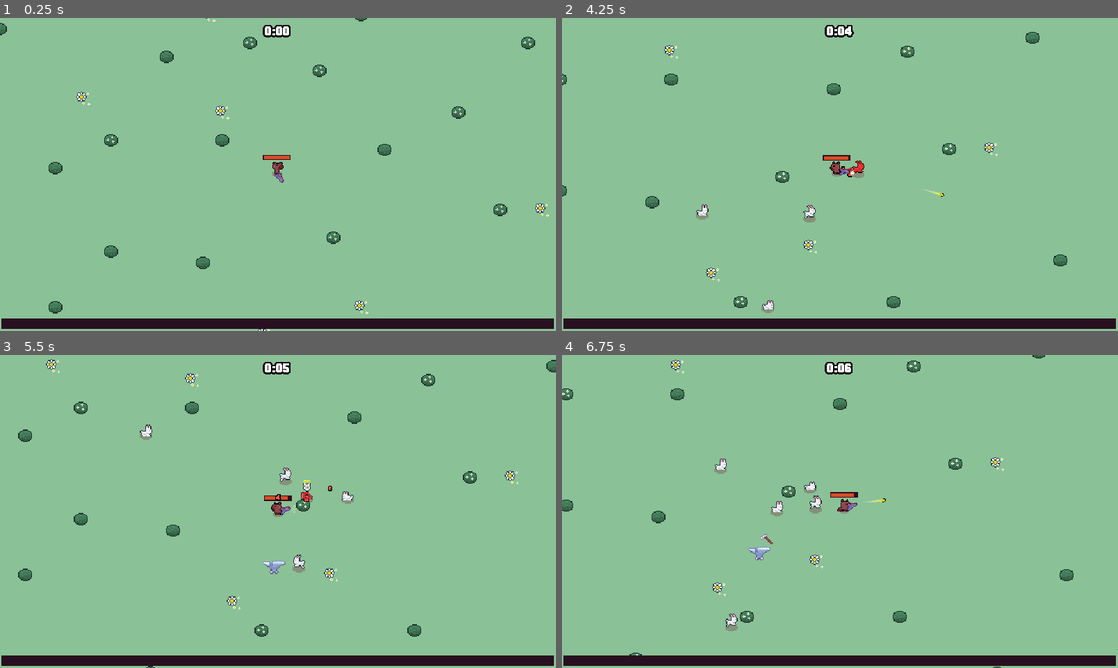
Above: before the commit, frames 1-4 (two rows, left to right).
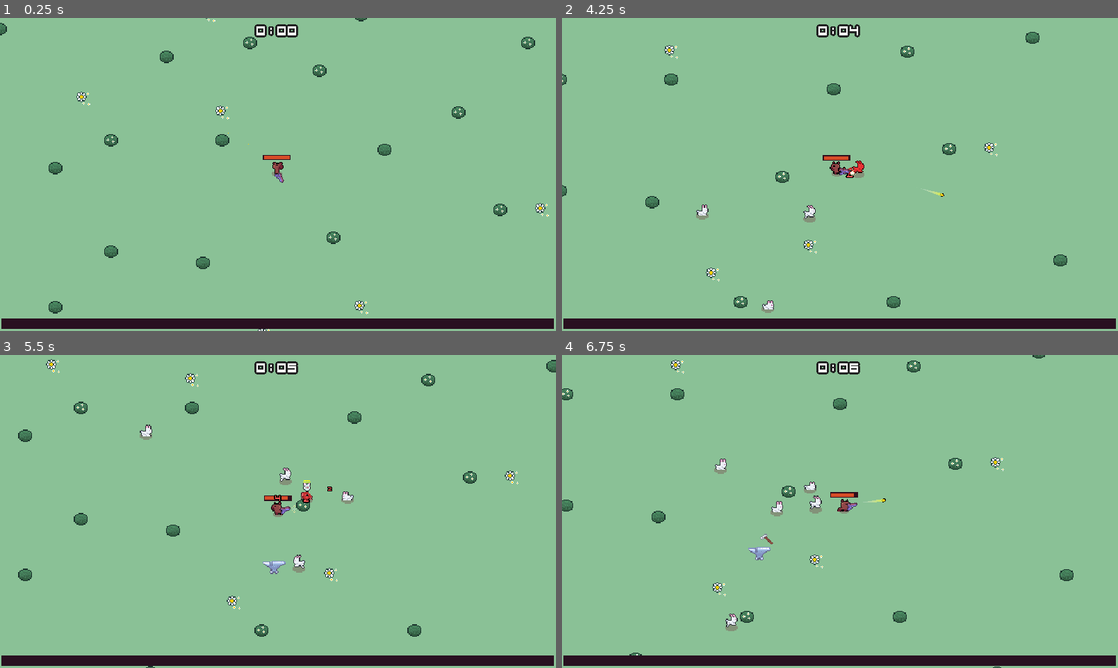
Above: after the commit, the same moments.

Repository: Sundwell/ritka-rampage
Game: Godot game, scene res://scenes/main/main.tscn
The game is run twice, just before and just after one commit, with the same random seed, the same clock (stepped at 60 frames per second) and the same inputs.
Inputs (mouse positions are in pixels of both pictures, inside the frame that each line leads up to):
- Up to frame 1 (0.25 s): no input
- Up to frame 2 (4.25 s): move the mouse to (962, 158) at 0.52 s; press the mouse at (962, 158) at 0.53 s; hold D (move_right) 0.53-1.28 s; move the mouse to (728, 190) at 1.27 s; release the mouse at (728, 190) at 1.28 s; hold S (move_down) 1.28-2.03 s; tap W (move_top) at 1.35, 2.85 s; click (728, 190) at 1.42 s; move the mouse to (895, 105) at 2.02 s; press the mouse at (895, 105) at 2.03 s; hold D (move_right) 2.03-3.53 s; move the mouse to (812, 237) at 2.77 s; release the mouse at (812, 237) at 2.78 s; click (812, 237) at 2.92 s; move the mouse to (1006, 221) at 3.52 s; press the mouse at (1006, 221) at 3.53 s; hold A (move_left) from 3.53 s (still down)
- Up to frame 3 (5.5 s): move the mouse to (111, 464) at 4.27 s; release the mouse at (111, 464) at 4.28 s; tap W (move_top) at 4.35 s; click (111, 464) at 4.42 s; move the mouse to (305, 511) at 5.02 s; release A (move_left) at 5.03 s; press the mouse at (305, 511) at 5.03 s; hold S (move_down) from 5.03 s (still down)
- Up to frame 4 (6.75 s): move the mouse to (756, 433) at 5.77 s; release S (move_down) at 5.78 s; release the mouse at (756, 433) at 5.78 s; hold D (move_right) from 5.78 s (still down); tap W (move_top) at 5.85 s; click (756, 433) at 5.92 s; move the mouse to (962, 495) at 6.52 s; press the mouse at (962, 495) at 6.53 s

The runs differ from the first frame. In frame 1, 0.3% of the frame differs, in the area x 45-54%, y 2-7%; in frame 2, 0.3%; in frame 3, 0.3%, in the area x 45-60%, y 2-48%; in frame 4, 0.3%.

Commit message:
Added UI for weapon upgrade selection

Diff:
--- a/project.godot
+++ b/project.godot
@@ -36,6 +36,11 @@
 
 version_control/plugin_name="GitPlugin"
 version_control/autoload_on_startup=true
+
+[global_group]
+
+foreground_layer=""
+entities_layer=""
 
 [gui]
 
--- a/resources/theme/theme.tres
+++ b/resources/theme/theme.tres
@@ -1,7 +1,72 @@
-[gd_resource type="Theme" load_steps=2 format=3 uid="uid://c8xvyrfkkn5np"]
+[gd_resource type="Theme" load_steps=9 format=3 uid="uid://c8xvyrfkkn5np"]
 
-[ext_resource type="FontFile" uid="uid://oung254smuh8" path="res://resources/theme/KarenFat.ttf" id="1_ukyqe"]
+[ext_resource type="Texture2D" uid="uid://cu2iwxg4umt64" path="res://assets/ui/ui.png" id="1_l3myt"]
+[ext_resource type="FontFile" uid="uid://52lgutb5irrr" path="res://resources/theme/QuinqueFive.ttf" id="2_w28pi"]
+
+[sub_resource type="StyleBoxTexture" id="StyleBoxTexture_aqwd6"]
+texture = ExtResource("1_l3myt")
+texture_margin_left = 4.0
+texture_margin_top = 6.0
+texture_margin_right = 4.0
+texture_margin_bottom = 3.0
+region_rect = Rect2(0, 0, 16, 16)
+
+[sub_resource type="StyleBoxTexture" id="StyleBoxTexture_p5m4h"]
+texture = ExtResource("1_l3myt")
+texture_margin_left = 4.0
+texture_margin_top = 6.0
+texture_margin_right = 4.0
+texture_margin_bottom = 3.0
+region_rect = Rect2(32, 0, 16, 16)
+
+[sub_resource type="StyleBoxTexture" id="StyleBoxTexture_p0be4"]
+texture = ExtResource("1_l3myt")
+texture_margin_left = 1.0
+texture_margin_top = 1.0
+texture_margin_right = 1.0
+texture_margin_bottom = 1.0
+region_rect = Rect2(50, 2, 12, 12)
+
+[sub_resource type="StyleBoxTexture" id="StyleBoxTexture_lk8xu"]
+texture = ExtResource("1_l3myt")
+texture_margin_left = 1.0
+texture_margin_top = 1.0
+texture_margin_right = 1.0
+texture_margin_bottom = 1.0
+region_rect = Rect2(18, 2, 12, 12)
+
+[sub_resource type="StyleBoxTexture" id="StyleBoxTexture_c4q6a"]
+texture = ExtResource("1_l3myt")
+texture_margin_left = 1.0
+texture_margin_top = 1.0
+texture_margin_right = 1.0
+texture_margin_bottom = 1.0
+region_rect = Rect2(18, 18, 12, 12)
+
+[sub_resource type="StyleBoxTexture" id="StyleBoxTexture_3ho10"]
+texture = ExtResource("1_l3myt")
+texture_margin_left = 4.0
+texture_margin_top = 6.0
+texture_margin_right = 4.0
+texture_margin_bottom = 3.0
+region_rect = Rect2(0, 16, 16, 16)
 
 [resource]
-default_font = ExtResource("1_ukyqe")
+default_font = ExtResource("2_w28pi")
 default_font_size = 16
+Label/font_sizes/font_size = 10
+OutlinedLabel/base_type = &"Label"
+OutlinedLabel/colors/font_outline_color = Color(0.133333, 0.137255, 0.137255, 1)
+OutlinedLabel/constants/outline_size = 5
+PanelContainer/styles/panel = SubResource("StyleBoxTexture_aqwd6")
+WUMechanicPanelContainer/base_type = &"PanelContainer"
+WUMechanicPanelContainer/styles/panel = SubResource("StyleBoxTexture_p5m4h")
+WUStatPanelContainer/base_type = &"PanelContainer"
+WUTitleMechanicPanelContainer/base_type = &"PanelContainer"
+WUTitleMechanicPanelContainer/styles/panel = SubResource("StyleBoxTexture_p0be4")
+WUTitleStatPanelContainer/base_type = &"PanelContainer"
+WUTitleStatPanelContainer/styles/panel = SubResource("StyleBoxTexture_lk8xu")
+WUTitleTransformationPanelContainer/base_type = &"PanelContainer"
+WUTitleTransformationPanelContainer/styles/panel = SubResource("StyleBoxTexture_c4q6a")
+WUTransformationPanelContainer/base_type = &"PanelContainer"
+WUTransformationPanelContainer/styles/panel = SubResource("StyleBoxTexture_3ho10")
--- /dev/null
+++ b/scenes/components/card_animator_component.gd
@@ -0,0 +1,54 @@
+class_name CardAnimatorComponent
+extends Node
+
+signal selected_finished
+signal in_finished
+
+@export var card: Control
+
+
+func play_in(delay := 0.0):
+	card.modulate = Color.TRANSPARENT
+	await get_tree().create_timer(delay).timeout
+	var tween = create_tween()
+	card.modulate = Color.WHITE
+	tween.set_ease(Tween.EASE_IN).set_trans(Tween.TRANS_CUBIC)
+	tween.tween_property(card, "scale", Vector2.ZERO, 0)
+	tween.tween_property(card, "scale", Vector2.ONE, 0.3)
+	tween.tween_callback(in_finished.emit)
+
+
+func play_out():
+	var tween = create_tween()
+	tween.set_parallel()
+	tween.set_ease(Tween.EASE_IN).set_trans(Tween.TRANS_CUBIC)
+	tween.tween_property(card, "scale", Vector2.ZERO, 0.15)
+	tween.tween_property(card, "modulate:a", 0, 0.15)
+
+
+func play_selected():
+	var tween = create_tween()
+	tween.set_parallel()
+	tween.set_ease(Tween.EASE_OUT).set_trans(Tween.TRANS_CUBIC)
+	tween.tween_property(card, "position:y", -20, 0.3)
+	tween.tween_property(card, "scale", Vector2(1.3, 1.3), 0.3)
+	tween.chain()
+	tween.set_ease(Tween.EASE_IN).set_trans(Tween.TRANS_CUBIC)
+	tween.tween_property(card, "position:y", 0, 0.1)
+	tween.tween_property(card, "scale", Vector2(0, 0), 0.1)
+	tween.chain()
+	tween.tween_callback(selected_finished.emit)
+
+
+func play_hover_in():
+	var tween = create_tween()
+	tween.set_parallel()
+	tween.tween_property(card, "position:y", -10, 0.1)
+	tween.tween_property(card, "scale", Vector2(1.1, 1.1), 0.1)
+
+
+func play_hover_out():
+	var tween = create_tween()
+	tween.set_parallel()
+	tween.tween_property(card, "position:y", 0, 0.1)
+	tween.tween_property(card, "scale", Vector2.ONE, 0.1)
--- /dev/null
+++ b/scenes/components/card_animator_component.tscn
@@ -0,0 +1,6 @@
+[gd_scene load_steps=2 format=3 uid="uid://ctvfewktbvewa"]
+
+[ext_resource type="Script" path="res://scenes/components/card_animator_component.gd" id="1_yap2t"]
+
+[node name="CardAnimatorComponent" type="Node"]
+script = ExtResource("1_yap2t")
--- /dev/null
+++ b/scenes/debug/game_debug.tscn
@@ -0,0 +1,45 @@
+[gd_scene load_steps=5 format=3 uid="uid://dte4tqajd1cdo"]
+
+[ext_resource type="PackedScene" uid="uid://opwxpmnb8voa" path="res://scenes/game_object/player/player.tscn" id="1_13yh6"]
+[ext_resource type="PackedScene" uid="uid://d2a52b2apau0v" path="res://scenes/manager/upgrades/weapon_upgrade_manager.tscn" id="2_hvkir"]
+[ext_resource type="PackedScene" uid="uid://biyftkstxyn66" path="res://scenes/game_object/anvil/anvil.tscn" id="3_pdp2m"]
+[ext_resource type="PackedScene" uid="uid://0fecexi8j7gb" path="res://scenes/game_object/orange/orange.tscn" id="4_5vy8c"]
+
+[node name="GameDebug" type="Node"]
+
+[node name="WeaponUpgradeManager" parent="." instance=ExtResource("2_hvkir")]
+
+[node name="Entities" type="Node2D" parent="." groups=["entities_layer"]]
+
+[node name="Player" parent="Entities" instance=ExtResource("1_13yh6")]
+
+[node name="Anvil" parent="Entities" instance=ExtResource("3_pdp2m")]
+position = Vector2(72, -4)
+
+[node name="OrangeEnergy" parent="Entities" instance=ExtResource("4_5vy8c")]
+position = Vector2(-70, -6)
+
+[node name="OrangeEnergy2" parent="Entities" instance=ExtResource("4_5vy8c")]
+position = Vector2(-100, -3)
+
+[node name="OrangeEnergy3" parent="Entities" instance=ExtResource("4_5vy8c")]
+position = Vector2(-136, 1)
+
+[node name="OrangeEnergy4" parent="Entities" instance=ExtResource("4_5vy8c")]
+position = Vector2(-137, -32)
+
+[node name="OrangeEnergy5" parent="Entities" instance=ExtResource("4_5vy8c")]
+position = Vector2(-87, -36)
+
+[node name="OrangeEnergy6" parent="Entities" instance=ExtResource("4_5vy8c")]
+position = Vector2(-115, -57)
+
+[node name="OrangeEnergy7" parent="Entities" instance=ExtResource("4_5vy8c")]
+position = Vector2(-109, -25)
+
+[node name="OrangeEnergy8" parent="Entities" instance=ExtResource("4_5vy8c")]
+position = Vector2(-85, -60)
+
+[node name="Foreground" type="Node2D" parent="." groups=["foreground_layer"]]
+
+[editable path="Entities/OrangeEnergy"]
--- /dev/null
+++ b/scenes/debug/ui_debug.tscn
@@ -0,0 +1,11 @@
+[gd_scene load_steps=2 format=3 uid="uid://cxxnmnvm7dh86"]
+
+[ext_resource type="PackedScene" uid="uid://oe5r7n7ofof4" path="res://scenes/ui/weapon_upgrades/weapon_upgrade_screen.tscn" id="1_8ofdp"]
+
+[node name="UIDebug" type="Node"]
+process_mode = 3
+
+[node name="Camera2D" type="Camera2D" parent="."]
+position = Vector2(291, 171)
+
+[node name="WeaponUpgradeScreen" parent="." instance=ExtResource("1_8ofdp")]
--- a/scenes/game_object/anvil/anvil.tscn
+++ b/scenes/game_object/anvil/anvil.tscn
@@ -3,6 +3,33 @@
 [ext_resource type="Script" path="res://scenes/game_object/anvil/anvil.gd" id="1_ewge8"]
 [ext_resource type="Texture2D" uid="uid://bkf61twolj2q" path="res://scenes/game_object/anvil/anvil.png" id="2_8atnx"]
 [ext_resource type="AudioStream" uid="uid://f6cy3op6ovat" path="res://scenes/game_object/anvil/spawn_sound.wav" id="3_gptgy"]
+
+[sub_resource type="Animation" id="Animation_d76r2"]
+length = 0.001
+tracks/0/type = "value"
+tracks/0/imported = false
+tracks/0/enabled = true
+tracks/0/path = NodePath("Sprite2D:frame")
+tracks/0/interp = 1
+tracks/0/loop_wrap = true
+tracks/0/keys = {
+"times": PackedFloat32Array(0),
+"transitions": PackedFloat32Array(1),
+"update": 1,
+"values": [0]
+}
+tracks/1/type = "value"
+tracks/1/imported = false
+tracks/1/enabled = true
+tracks/1/path = NodePath("SFX/SpawnSound:playing")
+tracks/1/interp = 1
+tracks/1/loop_wrap = true
+tracks/1/keys = {
+"times": PackedFloat32Array(0),
+"transitions": PackedFloat32Array(1),
+"update": 1,
+"values": [false]
+}
 
 [sub_resource type="Animation" id="Animation_rwee4"]
 resource_name = "idle"
@@ -20,33 +47,6 @@
 "transitions": PackedFloat32Array(1, 1, 1, 1, 1),
 "update": 1,
 "values": [8, 9, 10, 11, 12]
-}
-
-[sub_resource type="Animation" id="Animation_d76r2"]
-length = 0.001
-tracks/0/type = "value"
-tracks/0/imported = false
-tracks/0/enabled = true
-tracks/0/path = NodePath("Sprite2D:frame")
-tracks/0/interp = 1
-tracks/0/loop_wrap = true
-tracks/0/keys = {
-"times": PackedFloat32Array(0),
-"transitions": PackedFloat32Array(1),
-"update": 1,
-"values": [1]
-}
-tracks/1/type = "value"
-tracks/1/imported = false
-tracks/1/enabled = true
-tracks/1/path = NodePath("SFX/SpawnSound:playing")
-tracks/1/interp = 1
-tracks/1/loop_wrap = true
-tracks/1/keys = {
-"times": PackedFloat32Array(0),
-"transitions": PackedFloat32Array(1),
-"update": 1,
-"values": [false]
 }
 
 [sub_resource type="Animation" id="Animation_odevx"]
@@ -106,7 +106,6 @@
 offset = Vector2(0, -16)
 hframes = 4
 vframes = 4
-frame = 1
 
 [node name="Area2D" type="Area2D" parent="."]
 collision_layer = 0
--- a/scenes/game_object/orange/orange.gd
+++ b/scenes/game_object/orange/orange.gd
@@ -30,6 +30,7 @@
 
 	particles.global_position = particles_spawn_position
 	foreground_layer.add_child(particles)
+	particles.emitting = true
 
 
 func collect():
--- a/scenes/game_object/orange/orange.tscn
+++ b/scenes/game_object/orange/orange.tscn
@@ -5,9 +5,6 @@
 [ext_resource type="PackedScene" uid="uid://dqlswblbvmvfk" path="res://scenes/vfx/orange_collected_particles.tscn" id="2_sbomo"]
 [ext_resource type="AudioStream" uid="uid://cjo67ai4wum6h" path="res://scenes/game_object/orange/eat_sound.wav" id="3_88xu6"]
 [ext_resource type="PackedScene" uid="uid://byo6o7fua67bc" path="res://scenes/components/floating_text/floating_text_spawner_component.tscn" id="3_e22k4"]
-
-[sub_resource type="CircleShape2D" id="CircleShape2D_7l6fr"]
-radius = 8.0
 
 [sub_resource type="Animation" id="Animation_j2xrk"]
 length = 0.001
@@ -88,7 +85,7 @@
 tracks/1/interp = 1
 tracks/1/loop_wrap = true
 tracks/1/keys = {
-"times": PackedFloat32Array(0.15),
+"times": PackedFloat32Array(0.35),
 "transitions": PackedFloat32Array(1),
 "values": [{
 "args": [],
@@ -115,9 +112,18 @@
 "eaten": SubResource("Animation_f3wbr")
 }
 
+[sub_resource type="CircleShape2D" id="CircleShape2D_7l6fr"]
+radius = 8.0
+
 [node name="OrangeEnergy" type="Node2D"]
 script = ExtResource("1_buvoc")
 collected_particles = ExtResource("2_sbomo")
+
+[node name="AnimationPlayer" type="AnimationPlayer" parent="."]
+libraries = {
+"": SubResource("AnimationLibrary_k546n")
+}
+autoplay = "default"
 
 [node name="SFX" type="Node" parent="."]
 
@@ -137,9 +143,3 @@
 scale = Vector2(0.5, 0.5)
 texture = ExtResource("1_qhtu8")
 hframes = 3
-
-[node name="AnimationPlayer" type="AnimationPlayer" parent="."]
-libraries = {
-"": SubResource("AnimationLibrary_k546n")
-}
-autoplay = "default"
--- a/scenes/manager/upgrades/weapon_upgrade_manager.gd
+++ b/scenes/manager/upgrades/weapon_upgrade_manager.gd
@@ -1,6 +1,5 @@
 extends Node
 
-@export var anvil_manager: AnvilManager
 @export var upgrade_screen_scene: PackedScene
 
 var current_upgrades: Dictionary = {}
--- a/scenes/ui/arena_time_ui.tscn
+++ b/scenes/ui/arena_time_ui.tscn
@@ -20,7 +20,7 @@
 size_flags_horizontal = 4
 size_flags_vertical = 0
 tooltip_text = "0:00"
-theme_override_colors/font_outline_color = Color(0, 0, 0, 1)
+theme_type_variation = &"OutlinedLabel"
 theme_override_constants/outline_size = 8
-theme_override_font_sizes/font_size = 16
+theme_override_font_sizes/font_size = 10
 text = "0:00"
--- a/scenes/ui/mutations/mutation_upgrade_card.gd
+++ b/scenes/ui/mutations/mutation_upgrade_card.gd
@@ -1,5 +1,5 @@
 class_name MutationUpgradeCard
-extends Panel
+extends PanelContainer
 
 signal selected
 
--- a/scenes/ui/mutations/mutation_upgrade_card.tscn
+++ b/scenes/ui/mutations/mutation_upgrade_card.tscn
@@ -9,18 +9,15 @@
 corner_radius_bottom_right = 8
 corner_radius_bottom_left = 8
 
-[node name="MutationUpgradeCard" type="Panel"]
+[node name="MutationUpgradeCard" type="PanelContainer"]
 custom_minimum_size = Vector2(100, 150)
+offset_right = 100.0
+offset_bottom = 150.0
 theme_override_styles/panel = SubResource("StyleBoxFlat_582wi")
 script = ExtResource("1_cqhwk")
 
 [node name="MarginContainer" type="MarginContainer" parent="."]
-layout_mode = 1
-anchors_preset = 15
-anchor_right = 1.0
-anchor_bottom = 1.0
-grow_horizontal = 2
-grow_vertical = 2
+layout_mode = 2
 theme_override_constants/margin_left = 8
 theme_override_constants/margin_top = 8
 theme_override_constants/margin_right = 8
@@ -42,4 +39,4 @@
 size_flags_horizontal = 0
 theme_override_font_sizes/font_size = 8
 text = "Some description"
-autowrap_mode = 2
+autowrap_mode = 3
--- a/scenes/ui/weapon_upgrades/weapon_upgrade_card.gd
+++ b/scenes/ui/weapon_upgrades/weapon_upgrade_card.gd
@@ -1,21 +1,86 @@
 class_name WeaponUpgradeCard
-extends Panel
+extends PanelContainer
 
 signal selected
 
 @onready var title_label: Label = %TitleLabel
 @onready var description_label: Label = %DescriptionLabel
+@onready var animator_component: CardAnimatorComponent = $CardAnimatorComponent
+@onready var title_panel_container: PanelContainer = %TitlePanelContainer
+
+var disabled := false
+var variatons_mapping = {
+	WeaponUpgrade.Type.MECHANIC: {
+		"main_panel": "WUMechanicPanelContainer",
+		"title_panel": "WUTitleMechanicPanelContainer"
+	}
+}
 
 
 func _ready():
-	gui_input.connect(on_gui_input)
+	animator_component.in_finished.connect(on_in_finished)
 
 
-func on_gui_input(event: InputEvent):
-	if event.is_action_pressed('left_click'):
-		selected.emit()
+func set_card_variation(type: WeaponUpgrade.Type):
+	var variation = variatons_mapping.get(type)
+
+	if not variation:
+		return
+
+	theme_type_variation = variation["main_panel"]
+	title_panel_container.theme_type_variation = variation["title_panel"]
 
 
 func set_weapon_upgrade(upgrade: WeaponUpgrade):
 	title_label.text = upgrade.title
 	description_label.text = upgrade.description
+
+	set_card_variation(upgrade.type)
+
+
+func discard_card():
+	disabled = true
+	animator_component.play_out()
+
+
+func select_card():
+	if disabled:
+		return
+
+	disabled = true
+
+	animator_component.play_selected()
+	var all_cards = get_tree().get_nodes_in_group("weapon_upgrade_card")
+	for card: WeaponUpgradeCard in all_cards:
+		if card == self:
+			continue
+
+		card.discard_card()
+
+	await animator_component.selected_finished
+	selected.emit()
+
+
+func on_gui_input(event: InputEvent):
+	if event.is_action_pressed('left_click'):
+		select_card()
+
+
+func on_mouse_entered():
+	if disabled:
+		return
+
+	animator_component.play_hover_in()
+
+
+func on_mouse_exited():
+	if disabled:
+		return
+
+	animator_component.play_hover_out()
+
+
+func on_in_finished():
+	gui_input.connect(on_gui_input)
+	mouse_entered.connect(on_mouse_entered)
+	mouse_exited.connect(on_mouse_exited)
--- a/scenes/ui/weapon_upgrades/weapon_upgrade_card.tscn
+++ b/scenes/ui/weapon_upgrades/weapon_upgrade_card.tscn
@@ -1,26 +1,23 @@
 [gd_scene load_steps=3 format=3 uid="uid://d07jabc63stmh"]
 
 [ext_resource type="Script" path="res://scenes/ui/weapon_upgrades/weapon_upgrade_card.gd" id="1_4c2uk"]
+[ext_resource type="PackedScene" uid="uid://ctvfewktbvewa" path="res://scenes/components/card_animator_component.tscn" id="2_ciyxs"]
 
-[sub_resource type="StyleBoxFlat" id="StyleBoxFlat_582wi"]
-bg_color = Color(0.210497, 0.141483, 0.228516, 1)
-corner_radius_top_left = 8
-corner_radius_top_right = 8
-corner_radius_bottom_right = 8
-corner_radius_bottom_left = 8
-
-[node name="WeaponUpgradeCard" type="Panel"]
-custom_minimum_size = Vector2(100, 150)
-theme_override_styles/panel = SubResource("StyleBoxFlat_582wi")
+[node name="WeaponUpgradeCard" type="PanelContainer" groups=["weapon_upgrade_card"]]
+custom_minimum_size = Vector2(150, 200)
+offset_right = 150.0
+offset_bottom = 150.0
+pivot_offset = Vector2(75, 100)
+mouse_default_cursor_shape = 2
+theme_type_variation = &"WUStatPanelContainer"
 script = ExtResource("1_4c2uk")
 
+[node name="CardAnimatorComponent" parent="." node_paths=PackedStringArray("card") instance=ExtResource("2_ciyxs")]
+card = NodePath("..")
+
 [node name="MarginContainer" type="MarginContainer" parent="."]
-layout_mode = 1
-anchors_preset = 15
-anchor_right = 1.0
-anchor_bottom = 1.0
-grow_horizontal = 2
-grow_vertical = 2
+layout_mode = 2
+mouse_filter = 2
 theme_override_constants/margin_left = 8
 theme_override_constants/margin_top = 8
 theme_override_constants/margin_right = 8
@@ -28,18 +25,34 @@
 
 [node name="VBoxContainer" type="VBoxContainer" parent="MarginContainer"]
 layout_mode = 2
+mouse_filter = 2
 
-[node name="TitleLabel" type="Label" parent="MarginContainer/VBoxContainer"]
+[node name="TitlePanelContainer" type="PanelContainer" parent="MarginContainer/VBoxContainer"]
 unique_name_in_owner = true
 layout_mode = 2
-theme_override_font_sizes/font_size = 12
+mouse_filter = 2
+theme_type_variation = &"WUTitleStatPanelContainer"
+
+[node name="MarginContainer" type="MarginContainer" parent="MarginContainer/VBoxContainer/TitlePanelContainer"]
+layout_mode = 2
+theme_override_constants/margin_top = 4
+theme_override_constants/margin_bottom = 4
+
+[node name="TitleLabel" type="Label" parent="MarginContainer/VBoxContainer/TitlePanelContainer/MarginContainer"]
+unique_name_in_owner = true
+layout_mode = 2
+theme_type_variation = &"OutlinedLabel"
+theme_override_font_sizes/font_size = 10
 text = "Name"
+horizontal_alignment = 1
+vertical_alignment = 1
+autowrap_mode = 2
 
 [node name="DescriptionLabel" type="Label" parent="MarginContainer/VBoxContainer"]
 unique_name_in_owner = true
-custom_minimum_size = Vector2(84, 0)
+custom_minimum_size = Vector2(100, 0)
 layout_mode = 2
-size_flags_horizontal = 0
-theme_override_font_sizes/font_size = 8
+theme_type_variation = &"OutlinedLabel"
+theme_override_font_sizes/font_size = 5
 text = "Some description"
-autowrap_mode = 2
+autowrap_mode = 3
--- a/scenes/ui/weapon_upgrades/weapon_upgrade_screen.gd
+++ b/scenes/ui/weapon_upgrades/weapon_upgrade_screen.gd
@@ -4,6 +4,7 @@
 signal upgrade_selected(upgrade: WeaponUpgrade)
 
 @onready var upgrade_card_container: HBoxContainer = %UpgradeCardContainer
+@onready var animation_player: AnimationPlayer = $AnimationPlayer
 
 @export var upgrade_card_scene: PackedScene
 
@@ -13,15 +14,20 @@
 
 
 func set_weapon_upgrades(upgrades: Array[WeaponUpgrade]):
+	var delay := 0.0
 	for upgrade in upgrades:
 		var upgrade_card = upgrade_card_scene.instantiate() as WeaponUpgradeCard
 		upgrade_card_container.add_child(upgrade_card)
-
 		upgrade_card.set_weapon_upgrade(upgrade)
 		upgrade_card.selected.connect(on_upgrade_selected.bind(upgrade))
+
+		upgrade_card.animator_component.play_in(delay)
+		delay += 0.1
 
 
 func on_upgrade_selected(upgrade: WeaponUpgrade):
 	upgrade_selected.emit(upgrade)
+	animation_player.play("out")
+	await animation_player.animation_finished
 	get_tree().paused = false
 	queue_free()
--- a/scenes/ui/weapon_upgrades/weapon_upgrade_screen.tscn
+++ b/scenes/ui/weapon_upgrades/weapon_upgrade_screen.tscn
@@ -1,12 +1,82 @@
-[gd_scene load_steps=3 format=3 uid="uid://oe5r7n7ofof4"]
+[gd_scene load_steps=7 format=3 uid="uid://oe5r7n7ofof4"]
 
 [ext_resource type="Script" path="res://scenes/ui/weapon_upgrades/weapon_upgrade_screen.gd" id="1_badlx"]
 [ext_resource type="PackedScene" uid="uid://d07jabc63stmh" path="res://scenes/ui/weapon_upgrades/weapon_upgrade_card.tscn" id="2_5ilha"]
+
+[sub_resource type="Animation" id="Animation_ijgn8"]
+resource_name = "in"
+length = 0.2
+step = 0.05
+tracks/0/type = "value"
+tracks/0/imported = false
+tracks/0/enabled = true
+tracks/0/path = NodePath("ColorRect:modulate")
+tracks/0/interp = 2
+tracks/0/loop_wrap = true
+tracks/0/keys = {
+"times": PackedFloat32Array(0, 0.2),
+"transitions": PackedFloat32Array(1, 1),
+"update": 0,
+"values": [Color(1, 1, 1, 0), Color(1, 1, 1, 0.419608)]
+}
+
+[sub_resource type="Animation" id="Animation_sx5pp"]
+length = 0.001
+tracks/0/type = "value"
+tracks/0/imported = false
+tracks/0/enabled = true
+tracks/0/path = NodePath("ColorRect:modulate")
+tracks/0/interp = 1
+tracks/0/loop_wrap = true
+tracks/0/keys = {
+"times": PackedFloat32Array(0),
+"transitions": PackedFloat32Array(1),
+"update": 0,
+"values": [Color(1, 1, 1, 1)]
+}
+
+[sub_resource type="Animation" id="Animation_ktl2w"]
+resource_name = "out"
+length = 0.2
+step = 0.05
+tracks/0/type = "value"
+tracks/0/imported = false
+tracks/0/enabled = true
+tracks/0/path = NodePath("ColorRect:modulate")
+tracks/0/interp = 2
+tracks/0/loop_wrap = true
+tracks/0/keys = {
+"times": PackedFloat32Array(0, 0.2),
+"transitions": PackedFloat32Array(1, 1),
+"update": 0,
+"values": [Color(1, 1, 1, 0.419608), Color(1, 1, 1, 0)]
+}
+
+[sub_resource type="AnimationLibrary" id="AnimationLibrary_7bqv3"]
+_data = {
+"RESET": SubResource("Animation_sx5pp"),
+"in": SubResource("Animation_ijgn8"),
+"out": SubResource("Animation_ktl2w")
+}
 
 [node name="WeaponUpgradeScreen" type="CanvasLayer"]
 process_mode = 3
 script = ExtResource("1_badlx")
 upgrade_card_scene = ExtResource("2_5ilha")
+
+[node name="AnimationPlayer" type="AnimationPlayer" parent="."]
+libraries = {
+"": SubResource("AnimationLibrary_7bqv3")
+}
+autoplay = "in"
+
+[node name="ColorRect" type="ColorRect" parent="."]
+anchors_preset = 15
+anchor_right = 1.0
+anchor_bottom = 1.0
+grow_horizontal = 2
+grow_vertical = 2
+color = Color(0.133333, 0.137255, 0.137255, 1)
 
 [node name="MarginContainer" type="MarginContainer" parent="."]
 anchors_preset = 15
@@ -24,4 +94,4 @@
 layout_mode = 2
 size_flags_horizontal = 4
 size_flags_vertical = 4
-theme_override_constants/separation = 16
+theme_override_constants/separation = 8
--- a/scenes/vfx/orange_collected_particles.tscn
+++ b/scenes/vfx/orange_collected_particles.tscn
@@ -68,6 +68,7 @@
 material = SubResource("CanvasItemMaterial_klg3p")
 emitting = false
 lifetime = 0.3
+one_shot = true
 explosiveness = 1.0
 texture = ExtResource("1_y6122")
 spread = 180.0
Binary file added: assets/ui/ui.png
Not shown, added: assets/ui/ui.png.import
Binary file removed: resources/theme/KarenFat.ttf
Binary file added: resources/theme/QuinqueFive.ttf
Not shown, changed: resources/theme/QuinqueFive.ttf.import
